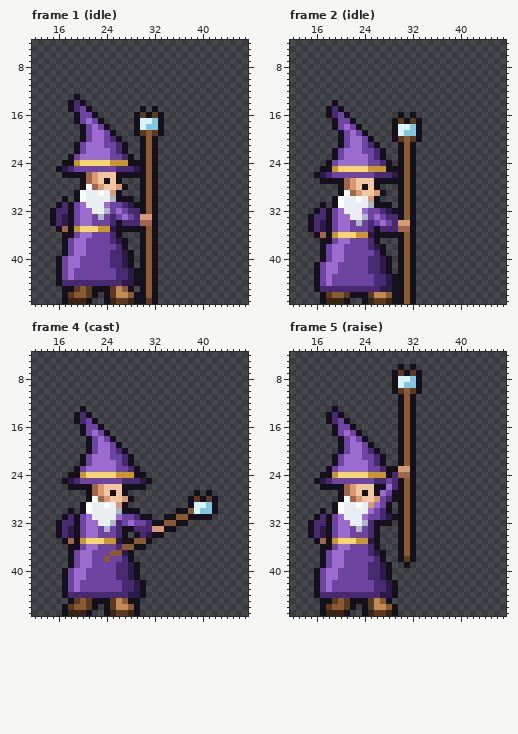
Pixel-art file -- src/stage/cast/mage.aseprite. The picture above was drawn from the file before the commit.
48x48 pixels, 5 frames. Shown: frame 1 (idle): x 12..47, y 4..47; frame 2 (idle): x 12..47, y 4..47; frame 4 (cast): x 12..47, y 4..47; frame 5 (raise): x 12..47, y 4..47. The commit also changed other frames, which this record leaves out.
The result:
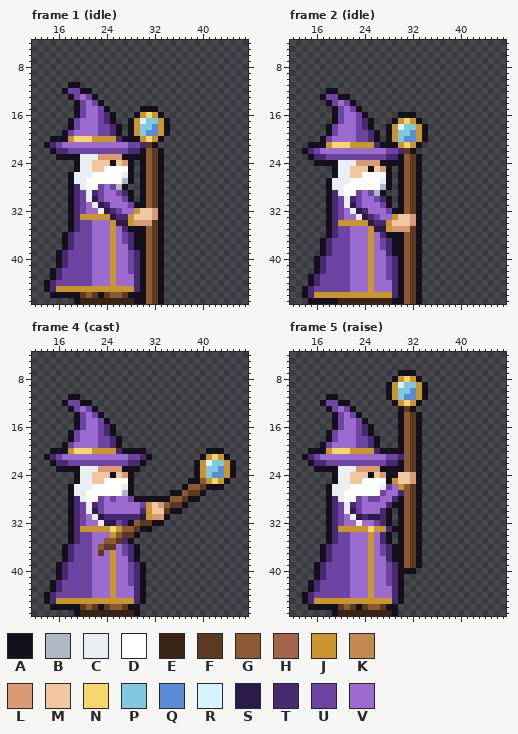
Palette (. is transparent): A #14101c  B #aeb8c4  C #e8eef2  D #ffffff  E #3a2416  F #5c3a22  G #8a5a33  H #a3654a  J #c9962e  K #c08a52  L #d79a74  M #f2c7a0  N #f5d76e  P #7fc8e0  Q #5a8bd6  R #d6f4ff  S #2c1a48  T #472a70  U #6e44a3  V #9b6bd0
Change:
layer "back_leg" added
layer "front_leg" added
layer "staff" added
layer "legs" removed
Changed rows in their new state; - is an unchanged pixel.
Frame 1 (idle):
first column x 14:
11 ----AA---------------
12 ---AUUAA-------------
13 ----AUVUA------------
14 ----.AUVUA-----------
15 ----.A-VVUA------A---
16 -------VVUTA----JNJ--
17 ----AUV-VUTA--AJ-P-JA
18 ----AUVV--UTA-AJP-QJA
19 ---AUVVV-U-TA-AJPQQJA
20 -AAAJNNNJJJJTAAAJNJA-
21 ATUVVVV---VVVVUUTF---
22 -ATTUU-UUUU-UUTT--FA-
23 --AA-ACCCLLLLA-A--FA-
24 ---..ACCMMMAML-.--FA-
25 --...ACCMMDDDDA.--FA-
26 ---.-CCCDDDDDC-.--FA-
27 ----ACCDDDDDDBA---FA-
28 ----ATC-DUVUB-----FA-
29 ----ATU-TUVVUTA---FA-
30 ---.ATU-SUVVVU----FA-
31 --..-TUV-STVVVU---FA-
32 -...-TU-V-STUVVJMMLA-
33 -...-TJJJJJSTTJMMMLA-
34 -...-TUUVVVJSSJLLLFA-
35 --..-TUUVVVJVT----FA-
36 ----T-UUVVVJVUTA--FA-
37 ----TUU-VVVJVUTA--FA-
38 ----TUU-VVVJVVTA--FA-
39 --AT-UU-VVVJVVUT--FA-
40 ---TUU--VVVJVVUT--FA-
41 ---TUU--VVVJVVUT--FA-
42 -AT-U---VVVJVVUT--FA-
43 -AT-U---VVVJVVVT--FA-
44 ATUUUUUUVVVJVVVT--FA-
45 ATJJJJJJJJJJJJJT--FA-
46 -AA-AAFGFAFGGFA---FA-
47 ---..A-EEEE-EE---GFA-
Frame 2 (idle):
first column x 14:
12 ----AA---------------
13 ---AUUAA-------------
14 ----AUVUA------------
15 ----.AUVUA-----------
16 ----.A-VVUA------A---
17 -------VVUTA----JNJ--
18 ----AUV-VUTA--AJ-P-JA
19 ----AUVV--UTA-AJP-QJA
20 ---AUVVV-U-TA-AJPQQJA
21 -AAAJNNNJJJJTAAAJNJA-
22 ATUVVVV---VVVVUUTF---
23 -ATTUU-UUUU-UUTT--FA-
24 --AA-ACCCLLLLA-A--FA-
25 ---..ACCMMMAML-.--FA-
26 --...ACCMMDDDDA.--FA-
27 ---.-CCCDDDDDC-.--FA-
28 ----ACCDDDDDDBA---FA-
29 ----ATC-DUVUB-----FA-
30 ----ATU-TUVVUTA---FA-
31 ---.ATU-SUVVVU----FA-
32 --..-TUV-STVVVU---FA-
33 -...-TU-V-STUVVJMMLA-
34 -...-TJJJJJSTTJMMMLA-
35 -...-TUUVVVJSSJLLLFA-
36 --..-TUUVVVJVT----FA-
37 ----T-UUVVVJVUTA--FA-
38 ----TUU-VVVJVUTA--FA-
39 ----TUU-VVVJVVTA--FA-
40 --AT-UU-VVVJVVUT--FA-
41 ---TUU--VVVJVVUT--FA-
42 ---TUU--VVVJVVUT--FA-
43 -AT-U---VVVJVVUT--FA-
44 -AT-U---VVVJVVVT--FA-
45 ATUUUUUUVVVJVVVT--FA-
46 ATJJJJJJJJJJJJJT--FA-
47 -AA-AA-EEEE-EE----FA-
Frame 4 (cast):
first column x 14:
11 ----AA--------------------------
12 ---AUUAA------------------------
13 ----AUVUA-----------------------
14 ------UVUA----------------------
15 ------UVVUA---------------------
16 -----AUVVUTA--------------------
17 ----AUVV--TA--------------------
18 ----AUVVVU-TA-------------------
19 ---AUVVVVUUT--------------------
20 -AAAJNNNJJJJ--AAA----------AAA--
21 ATUVVVVV---VVVUUTA--------AJNJA-
22 -ATTUUU-UUUU-UTTA--------AJRPPJA
23 --AAA-CCCLLLLAA----------AJPPQJA
24 ----.-CCMMMAMLA..--------AJPQQJA
25 ---..ACCMMDDDDA...------AAGJNJA-
26 -----CCCDDDDDC-..------AGGFAAA--
27 ----ACCDDDDDDBA------AAGFFA.----
28 ----ATCD-UVUVVUAAAAAAGGF-A...---
29 ----ATUCTUVVVVVVUJMLGFFA.....---
30 -----TUCSUVVVVVVTJMMFA-......---
31 ---.AT---STTTTT-SJLL-.......----
32 --..AT----SSUTAGFF--....--------
33 --..ATJJJJJNJGGFAA....----------
34 --..AT-U-VVJGFF-....------------
35 ---.ATUUVVGGFT-...--------------
36 ---ATU-U-GFFVUT-.---------------
37 ---AT-UUVFVJVUTA----------------
38 ---AT-UUVVVJVVTA----------------
39 --ATU-UUVVVJVVUTA---------------
40 --AT-UU-VVVJVVUTA---------------
41 --AT-UU-VVVJVVUTA---------------
42 -ATU-U--VVVJVVUT----------------
43 -ATU-U--VVVJVVVT----------------
44 ATUUUUUUVVVJVVVT----------------
45 ATJJJJJJJJJJJJJTA---------------
46 -AA-AAFGFAFGGFA-----------------
47 ---..A-EEEE-EE------------------
Frame 5 (raise):
first column x 14:
 6 ----------------.-.--
 7 ---------------.A-A.-
 8 ----------------JNJ--
 9 --------------AJ---JA
10 --------------AJPPQJA
11 ----AA--------AJPQQJA
12 ---AUUAA-------AJNJA-
13 ----AUVUA--------F---
14 ----.AUVUA--------FA-
15 ----.A-VVUA-------FA-
16 -------VVUTA------FA-
17 ----AUV-VUTA------FA-
18 ----AUVV--UTA-----FA-
19 ---AUVVV-U-TA-----FA-
20 -AAAJNNNJJJJTAAA--FA-
21 ATUVVVV---VVVVUUT-FA-
22 -ATTUU-UUUU-UUTT--FA-
23 --AA-ACCCLLLLA--AGFA-
24 ---..ACCMMMAML-AMMLA-
25 --...ACCMMDDDDAJMMLA-
26 ---.-CCCDDDDDCUVJ-FA-
27 ----ACCDDDDDDUVVT-FA-
28 ----ATC-DUVUUVVT--FA-
29 ----ATU-TUVV-VTA--FA-
30 ---.ATU-SUV-V-----FA-
31 --..-TUV-STSS-A.--FA-
32 -...-TU-V-VVUT----FA-
33 -...-TJJJJJNJJTA--FA-
34 -...-TUUVVVJVTA---FA-
35 --..-TUUVVVJVTA---FA-
36 ----T-UUVVVJVUTA--FA-
37 ----TUU-VVVJVUTA--FA-
38 ----TUU-VVVJVVTA-GFA-
39 --AT-UU-VVVJVVUTAGFA-
40 ---TUU--VVVJVVUTAAA--
41 ---TUU--VVVJVVUTA----
42 -AT-U---VVVJVVUTA----
43 -AT-U---VVVJVVVTA----
44 ATUUUUUUVVVJVVVTA----
45 ATJJJJJJJJJJJJJTA----
46 -AA-AAFGFAFGGFA------
47 ---..A-EEEE-EE-------
